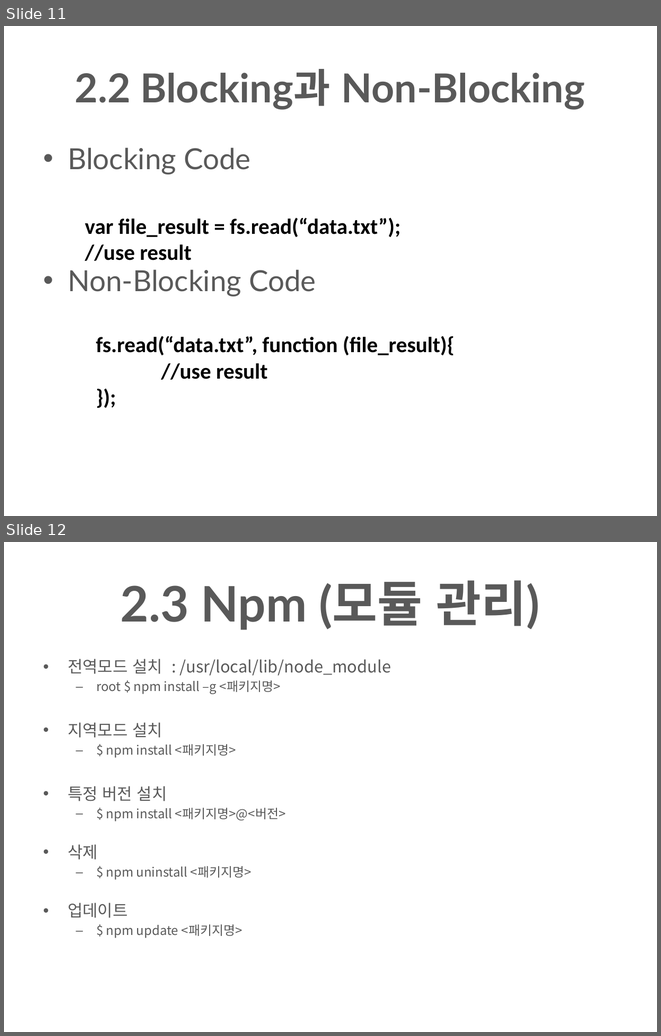
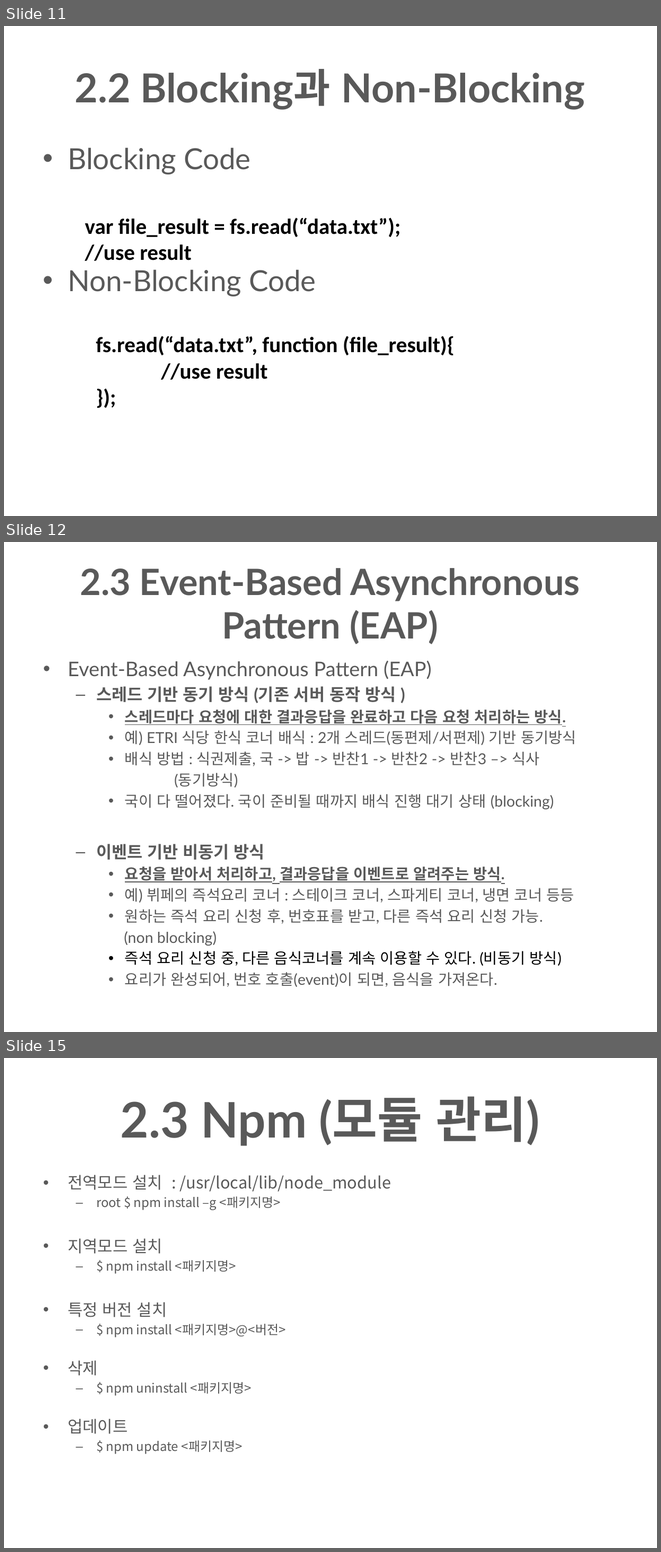
Before and after one commit to sinrim10/NodeStudy, a slide deck: nodestudy-1/Node.pptx. Shown one above the other, each under a label of ours: slides 11 and 12 before the commit, slides 11, 12 and 15 after it; the slides between them are not shown. The pictures are 661x1036 and 661x1552 pixels, drawn with LibreOffice and Linux fonts; fonts in the diff are those of the drawing; background and template pictures are left out. Boxes give left, top, right and bottom in pixels: in the first picture for what was removed or moved away, otherwise in the second. Text is boxed around its words. In the diff, an @@ line names an element or a change of style, - is before the commit and + after.

```diff
--- a/nodestudy-1/Node.pptx
+++ b/nodestudy-1/Node.pptx
@@ slide 12 added at [4, 542, 657, 1032], background picture (left out) @@
@@ title added at [80, 568, 580, 644], 40 pt, text #595959, bold @@
+2.3 Event-Based Asynchronous Pattern (EAP)
@@ text added at [68, 661, 576, 987], 16.6 pt, text #595959 @@
+• Event-Based Asynchronous Pattern (EAP)
+  – 스레드 기반 동기 방식 (기존 서버 동작 방식 )
+    • 스레드마다 요청에 대한 결과응답을 완료하고 다음 요청 처리하는 방식.
+    • 예) ETRI 식당 한식 코너 배식 : 2개 스레드(동편제/서편제) 기반 동기방식
+    • 배식 방법 : 식권제출, 국 -> 밥 -> 반찬1 -> 반찬2 -> 반찬3 –> 식사
+    (동기방식)
+    • 국이 다 떨어졌다. 국이 준비될 때까지 배식 진행 대기 상태 (blocking)
+  – 이벤트 기반 비동기 방식
+    • 요청을 받아서 처리하고, 결과응답을 이벤트로 알려주는 방식.
+    • 예) 뷔페의 즉석요리 코너 : 스테이크 코너, 스파게티 코너, 냉면 코너 등등
+    • 원하는 즉석 요리 신청 후, 번호표를 받고, 다른 즉석 요리 신청 가능.
+    (non blocking)
+    • 즉석 요리 신청 중, 다른 음식코너를 계속 이용할 수 있다. (비동기 방식)
+    • 요리가 완성되어, 번호 호출(event)이 되면, 음식을 가져온다.
@@ what was slide 12 is now slide 15 @@
```
Also in this commit, not shown: 2 slides changed, 2 other slides added.
